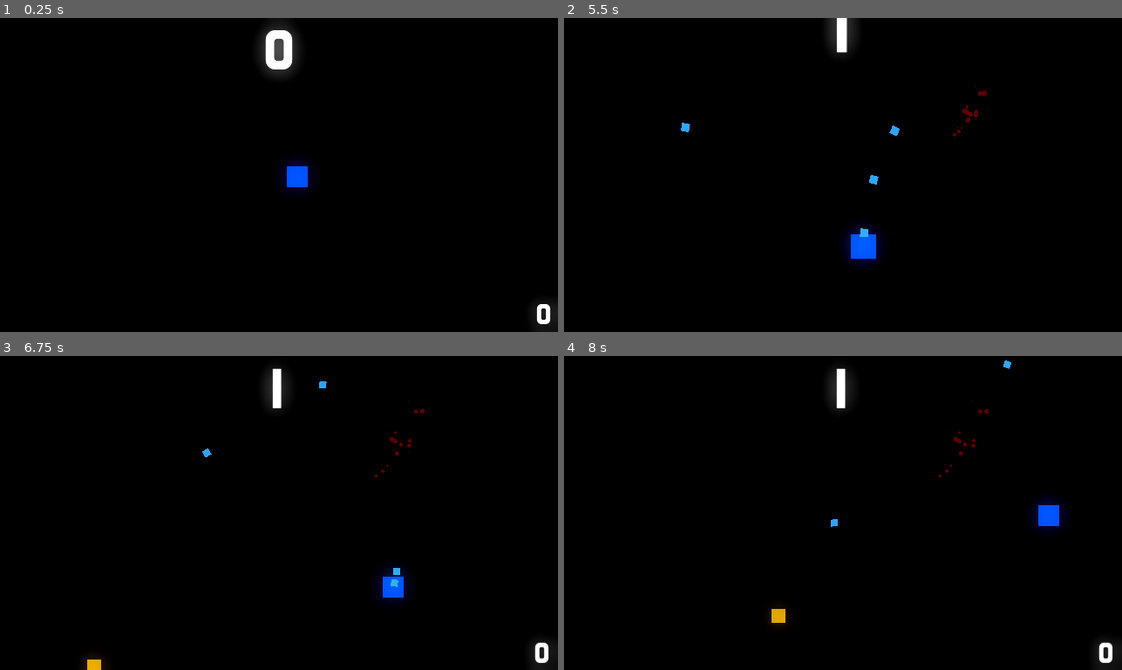
Above: before the commit, frames 1-4 (two rows, left to right).
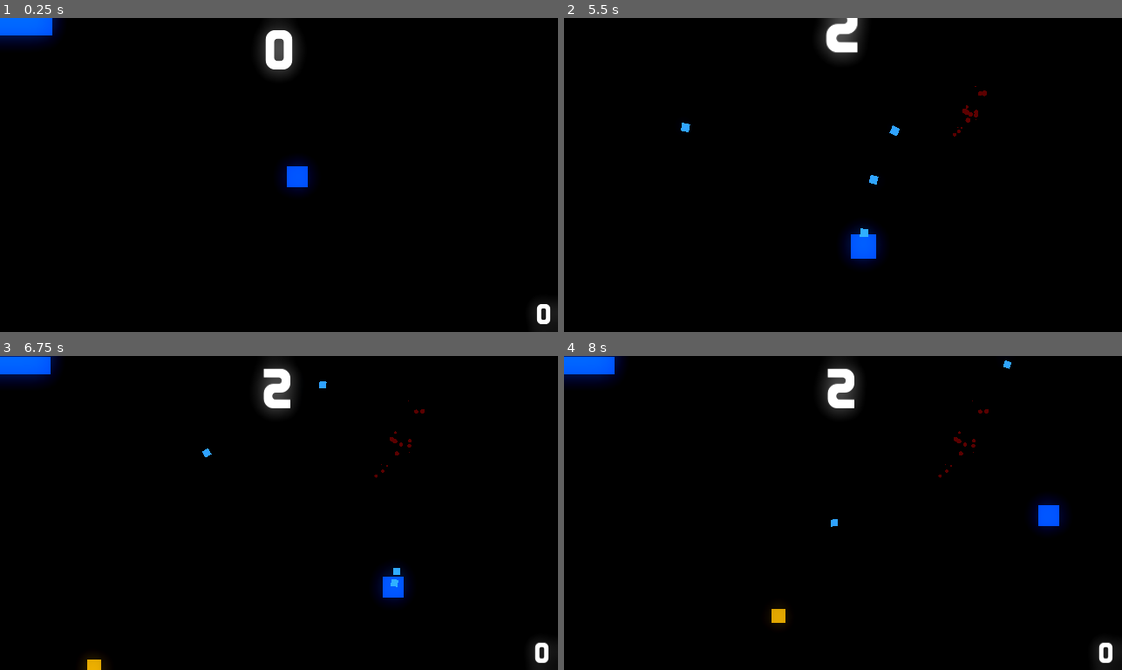
Above: after the commit, the same moments.

Repository: FranciscoBraga/godot_wave_shooter
Game: Godot game, scene res://Arena.tscn
Same seed, same stepped clock (60 frames per second), same inputs: the game is played once before the commit and once after it.
Inputs (mouse positions are in pixels of both pictures, inside the frame that each line leads up to):
- Up to frame 1 (0.25 s): no input
- Up to frame 2 (5.5 s): tap Enter at 0.5 s; move the mouse to (965, 159) at 0.52 s; press the mouse at (965, 159) at 0.53 s; hold Right (direita) 0.53-1.28 s; move the mouse to (731, 190) at 1.27 s; release the mouse at (731, 190) at 1.28 s; hold Down (baixo) 1.28-2.03 s; click (731, 190) at 1.35 s; move the mouse to (898, 105) at 2.02 s; press the mouse at (898, 105) at 2.03 s; hold Right (direita) 2.03-2.78 s; move the mouse to (815, 237) at 2.77 s; release the mouse at (815, 237) at 2.78 s; hold Up (cima) 2.78-3.53 s; click (815, 237) at 2.85 s; move the mouse to (1010, 222) at 3.52 s; press the mouse at (1010, 222) at 3.53 s; hold Left (esquerda) 3.53-5.03 s; move the mouse to (675, 127) at 4.27 s; release the mouse at (675, 127) at 4.28 s; click (675, 127) at 4.35 s; move the mouse to (870, 175) at 5.02 s; press the mouse at (870, 175) at 5.03 s; hold Down (baixo) from 5.03 s (still down)
- Up to frame 3 (6.75 s): move the mouse to (195, 434) at 5.77 s; release Down (baixo) at 5.78 s; release the mouse at (195, 434) at 5.78 s; hold Right (direita) 5.78-6.53 s; click (195, 434) at 5.85 s; move the mouse to (401, 497) at 6.52 s; press the mouse at (401, 497) at 6.53 s; hold Up (cima) from 6.53 s (still down)
- Up to frame 4 (8 s): move the mouse to (731, 528) at 7.27 s; release Up (cima) at 7.28 s; release the mouse at (731, 528) at 7.28 s; hold Right (direita) from 7.28 s (still down); click (731, 528) at 7.35 s

The runs differ from the first frame. In frame 1, 0.9% of the frame differs, in the area x 0-11%, y 0-9%; in frame 2, 0.5%; in frame 3, 1.4%, in the area x 0-53%, y 0-17%; in frame 4, 1.4%.

Commit message:
vidas do jogador e pequenos mods

Diff:
--- a/Arena.tscn
+++ b/Arena.tscn
@@ -10,6 +10,8 @@
 [ext_resource type="Script" path="res://script/camera.gd" id="5_0k8tg"]
 [ext_resource type="PackedScene" uid="uid://cv1kqlbnlgepp" path="res://poder_dano.tscn" id="5_0vx3y"]
 [ext_resource type="Script" path="res://script/record.gd" id="5_3ds7r"]
+[ext_resource type="Script" path="res://script/control.gd" id="7_r46pt"]
+[ext_resource type="Texture2D" uid="uid://w5n47sx1ky7c" path="res://anim/Square.png" id="10_axbly"]
 
 [sub_resource type="Environment" id="Environment_iwdre"]
 background_mode = 3
@@ -50,6 +52,7 @@
 anchors_preset = 0
 offset_right = 640.0
 offset_bottom = 360.0
+script = ExtResource("7_r46pt")
 
 [node name="pontos" type="Label" parent="UI/Control"]
 layout_mode = 0
@@ -76,6 +79,14 @@
 vertical_alignment = 1
 script = ExtResource("5_3ds7r")
 
+[node name="vidas" type="TextureRect" parent="UI/Control"]
+modulate = Color(0.00392157, 0.278431, 0.980392, 1)
+layout_mode = 0
+offset_right = 16.0
+offset_bottom = 16.0
+texture = ExtResource("10_axbly")
+stretch_mode = 1
+
 [node name="camera" type="Camera2D" parent="."]
 position = Vector2(320, 180)
 script = ExtResource("5_0k8tg")
--- a/inimigo_2.tscn
+++ b/inimigo_2.tscn
@@ -7,3 +7,4 @@
 self_modulate = Color(1, 1, 1, 0.972549)
 velocidade = 120
 hp = 1
+pontos = 2
--- a/particula_sangue.tscn
+++ b/particula_sangue.tscn
@@ -1,9 +1,13 @@
-[gd_scene load_steps=3 format=3 uid="uid://c8aiynyj7dtf2"]
+[gd_scene load_steps=4 format=3 uid="uid://c8aiynyj7dtf2"]
 
+[ext_resource type="Script" path="res://particulas.gd" id="1_4xa3s"]
 [ext_resource type="Texture2D" uid="uid://b7qwj3lnqcq0p" path="res://anim/Circle.png" id="1_7av5j"]
 [ext_resource type="Script" path="res://script/particula_sangue.gd" id="2_4xtka"]
 
-[node name="particula sangue" type="CPUParticles2D"]
+[node name="particulas" type="Node2D"]
+script = ExtResource("1_4xa3s")
+
+[node name="particula sangue" type="CPUParticles2D" parent="."]
 z_index = -10
 amount = 15
 lifetime = 0.2
@@ -17,9 +21,15 @@
 scale_amount_max = 0.05
 script = ExtResource("2_4xtka")
 
-[node name="timer" type="Timer" parent="."]
+[node name="timer" type="Timer" parent="particula sangue"]
 wait_time = 0.15
 one_shot = true
 autostart = true
 
-[connection signal="timeout" from="timer" to="." method="_on_timer_timeout"]
+[node name="timer_fade" type="Timer" parent="."]
+wait_time = 5.0
+one_shot = true
+autostart = true
+
+[connection signal="timeout" from="particula sangue/timer" to="particula sangue" method="_on_timer_timeout"]
+[connection signal="timeout" from="timer_fade" to="." method="_on_timer_fade_timeout"]
--- /dev/null
+++ b/particulas.gd
@@ -0,0 +1,17 @@
+extends Node2D
+
+var fade = false
+
+var alpha = 1.0
+
+# Called every frame. 'delta' is the elapsed time since the previous frame.
+func _process(_delta: float) -> void:
+	if fade:
+		alpha = lerp(alpha, 0.0, 0.1)
+		modulate.a = alpha
+	if alpha < 0.005:
+		queue_free()
+
+
+func _on_timer_fade_timeout() -> void:
+	fade = true
--- a/script/Base_Inimigo.gd
+++ b/script/Base_Inimigo.gd
@@ -10,6 +10,8 @@
 
 @export var hp: int = 3
 
+@export var pontos = 1
+
 var particula_sangue = preload("res://particula_sangue.tscn")
 
 var cor_atual = modulate
@@ -21,7 +23,7 @@
 		sangue_inimigo()
 
 func sangue_inimigo():
-	Global.pontos += 1
+	Global.pontos += pontos
 	var instacia_particula_sangue = Global.instance_node(particula_sangue,global_position,Global.criacao_no_pai)
 	instacia_particula_sangue.rotation = mov.angle()
 	instacia_particula_sangue.modulate = Color.from_hsv(cor_atual.h,1,0.35)
--- /dev/null
+++ b/script/control.gd
@@ -0,0 +1,6 @@
+extends Control
+
+var tamanho_vidas = 20
+
+func on_mudar_vidas_jogador(vidas_jogador) -> void:
+	$vidas.custom_minimum_size = Vector2(vidas_jogador * tamanho_vidas,20)
--- a/script/jogador.gd
+++ b/script/jogador.gd
@@ -1,5 +1,6 @@
 extends Sprite2D
 
+signal  mudar_vidas(vidas_jogador)
 var velocidade = 150
 var mov = Vector2.ZERO
 
@@ -13,10 +14,15 @@
 
 var reset_poder = []
 
+var max_vidas = 3
+var vidas = max_vidas
+
 var morto = false
 
 func _ready() -> void:
 	Global.jogador = self
+	connect("mudar_vidas",Callable(get_parent().get_node("UI/Control"),"on_mudar_vidas_jogador"))
+	emit_signal("mudar_vidas",max_vidas)
 
 func _enter_tree() -> void:
 	Global.jogador = null
@@ -43,6 +49,9 @@
 
 func _on_hitbox_area_entered(area: Area2D) -> void:
 	if area.is_in_group("inimigo"):
+		vidas -= 1
+		emit_signal("mudar_vidas",vidas)
+	if vidas <= 0:
 		visible = false
 		morto = true
 		await get_tree().create_timer(1).timeout
Not shown: 1 places in Arena.tscn that only renumber resources
